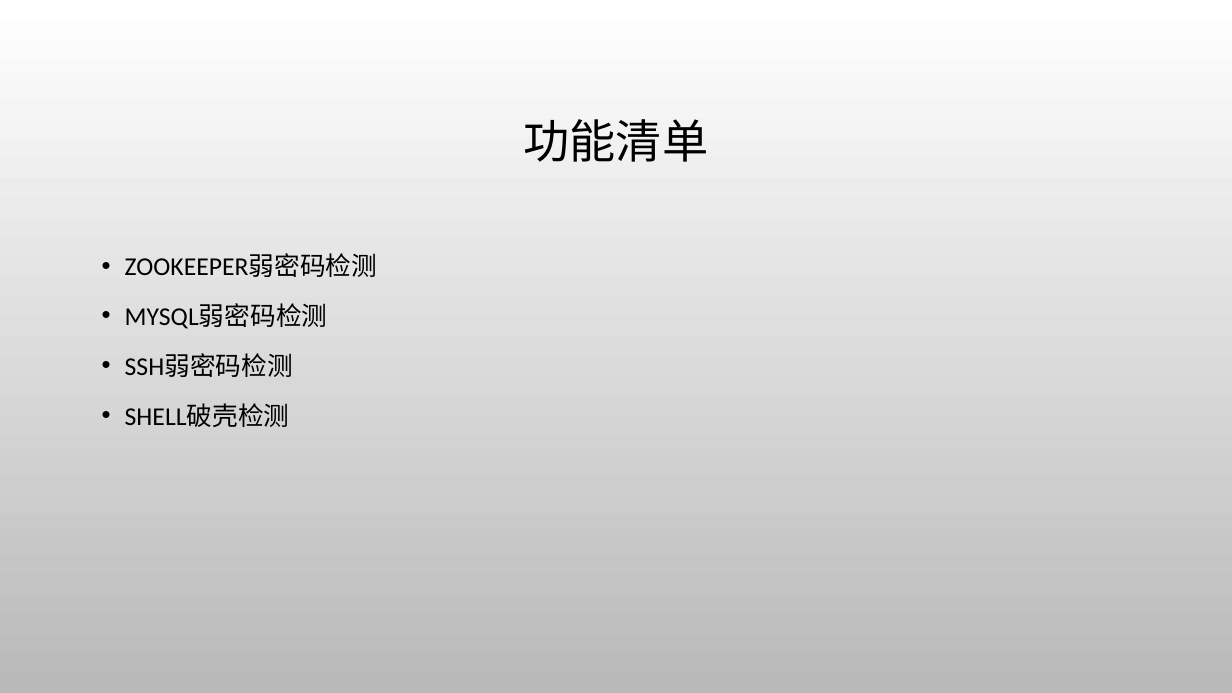
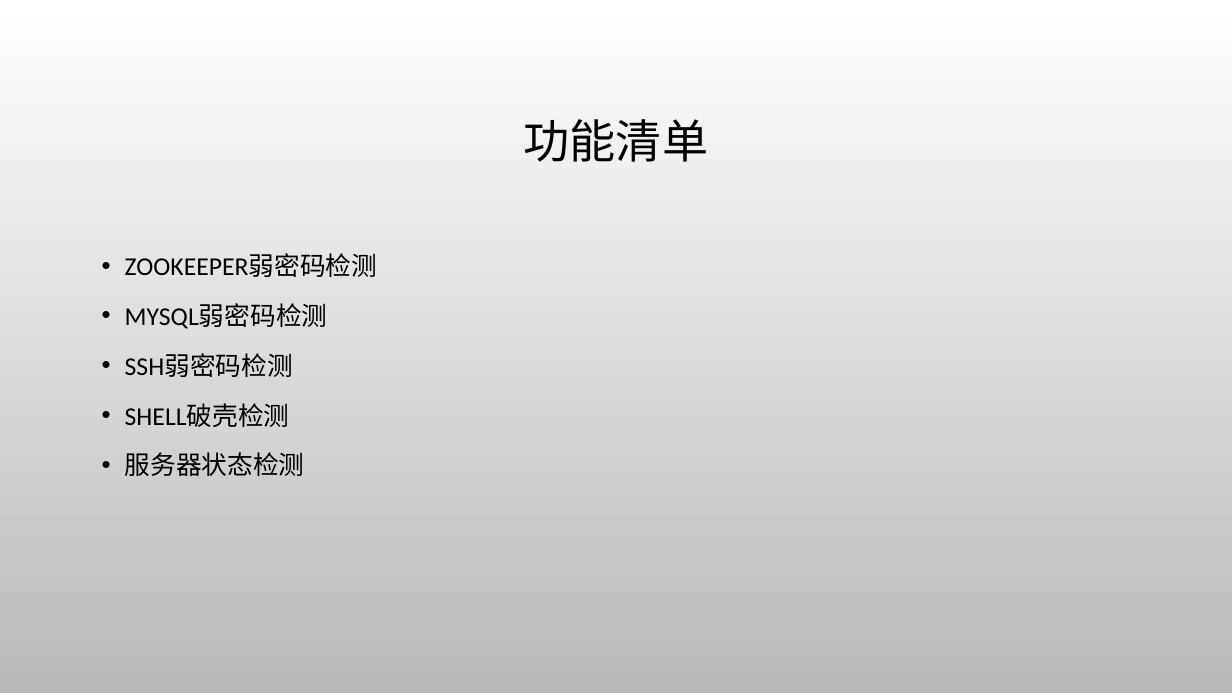
Before and after one commit to cjphaha/eDefender, a slide deck: slide 5 of talk.pptx. Drawn at 1232x693 pixels with LibreOffice and Linux fonts; fonts in the diff are those of the drawing; background and template pictures are left out. Boxes give left, top, right and bottom in pixels: in the first picture for what was removed or moved away, otherwise in the second. Text is boxed around its words. In the diff, an @@ line names an element or a change of style, - is before the commit and + after.

```diff
--- a/talk.pptx
+++ b/talk.pptx
@@ text at (x1=125, y1=452, x2=305, y2=476): paragraph added @@
+• 服务器状态检测
```
Also in this commit, not shown: 2 other slides changed, 1 slide added, 25 other files.
